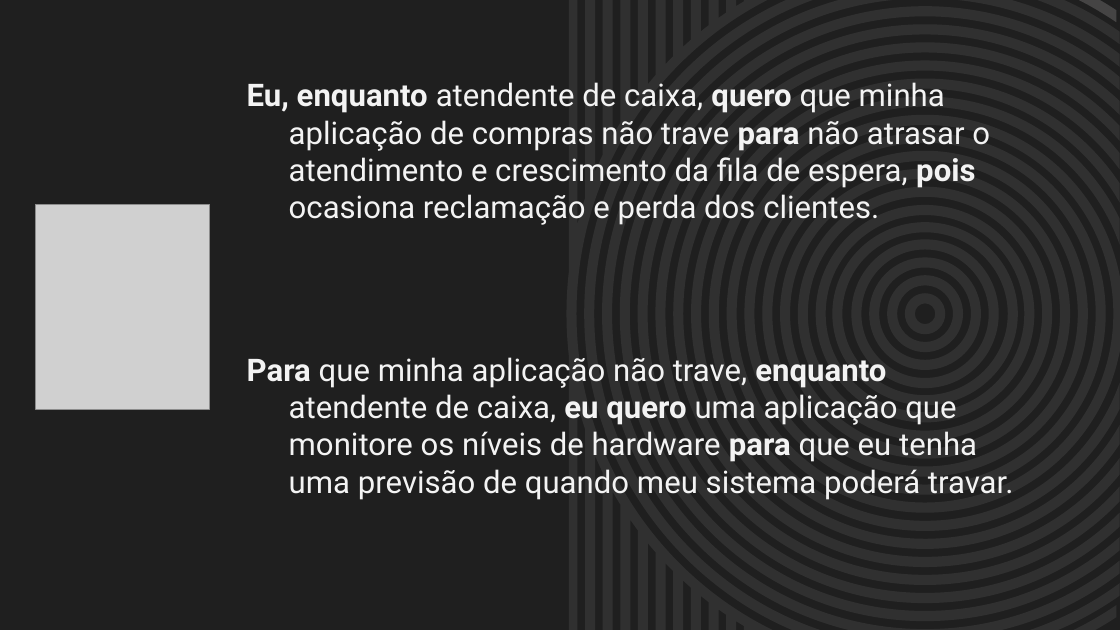
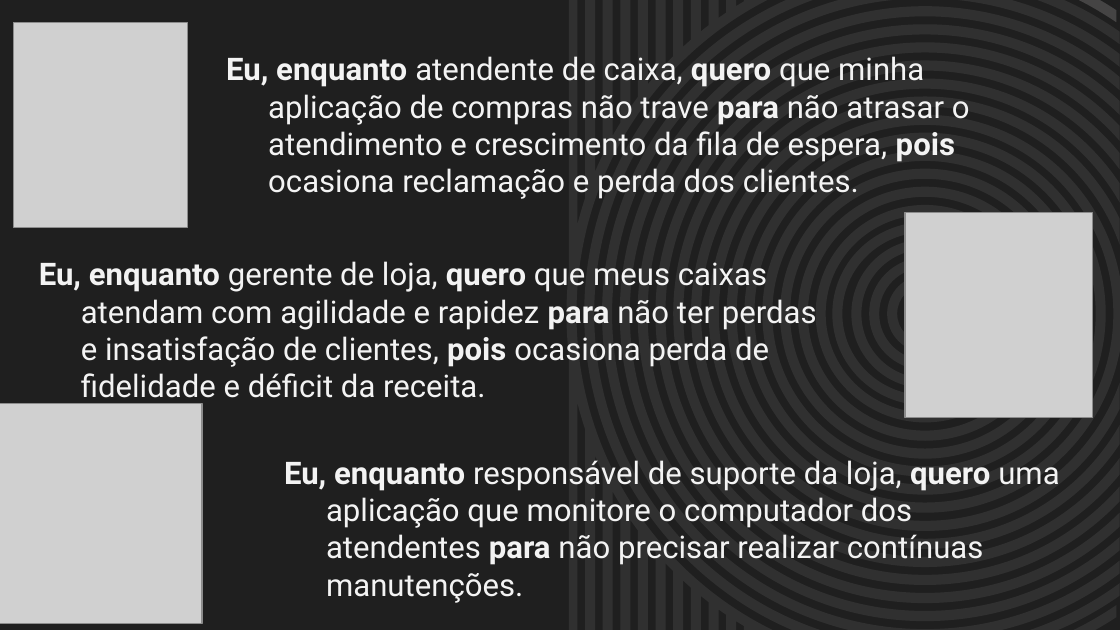
Before and after one commit to BandTec/primelloteirs, a slide deck: slide 13 of Documentacao/Slides KPRunnin.pptx. Drawn at 1120x630 pixels with LibreOffice and Linux fonts; fonts in the diff are those of the drawing; grey boxes stand for pictures. Boxes give left, top, right and bottom in pixels: in the first picture for what was removed or moved away, otherwise in the second. Text is boxed around its words. In the diff, an @@ line names an element or a change of style, - is before the commit and + after.

```diff
--- a/Documentacao/Slides KPRunnin.pptx
+++ b/Documentacao/Slides KPRunnin.pptx
@@ picture: place and size @@
-picture at bbox=[36, 204, 209, 409]
+picture at bbox=[13, 22, 187, 227]
@@ subtitle "Eu, enquanto atendente de caixa, ...": place and size @@
-subtitle "Eu, enquanto atendente de caixa, ..." at bbox=[247, 82, 990, 225]
+subtitle "Eu, enquanto atendente de caixa, ..." at bbox=[226, 56, 970, 199]
@@ picture added at bbox=[905, 213, 1092, 418] @@
@@ text added at bbox=[39, 261, 817, 405], 20 pt, text #F3F3F3 @@
+Eu, enquanto gerente de loja, quero que meus caixas atendam com agilidade e rapidez para não ter perdas e insatisfação de clientes, pois ocasiona perda de fidelidade e déficit da receita.
@@ text removed at bbox=[247, 357, 1014, 500] @@
-Para que minha aplicação não trave, enquanto atendente de caixa, eu quero uma aplicação que monitore os níveis de hardware para que eu tenha uma previsão de quando meu sistema poderá travar.
@@ picture added at bbox=[0, 403, 203, 624] @@
@@ text added at bbox=[284, 460, 1059, 603], 20 pt, text #F3F3F3 @@
+Eu, enquanto responsável de suporte da loja, quero uma aplicação que monitore o computador dos atendentes para não precisar realizar contínuas manutenções.
```
Also in this commit, not shown: 2 other slides changed, 5 slides removed, 3 other files.
